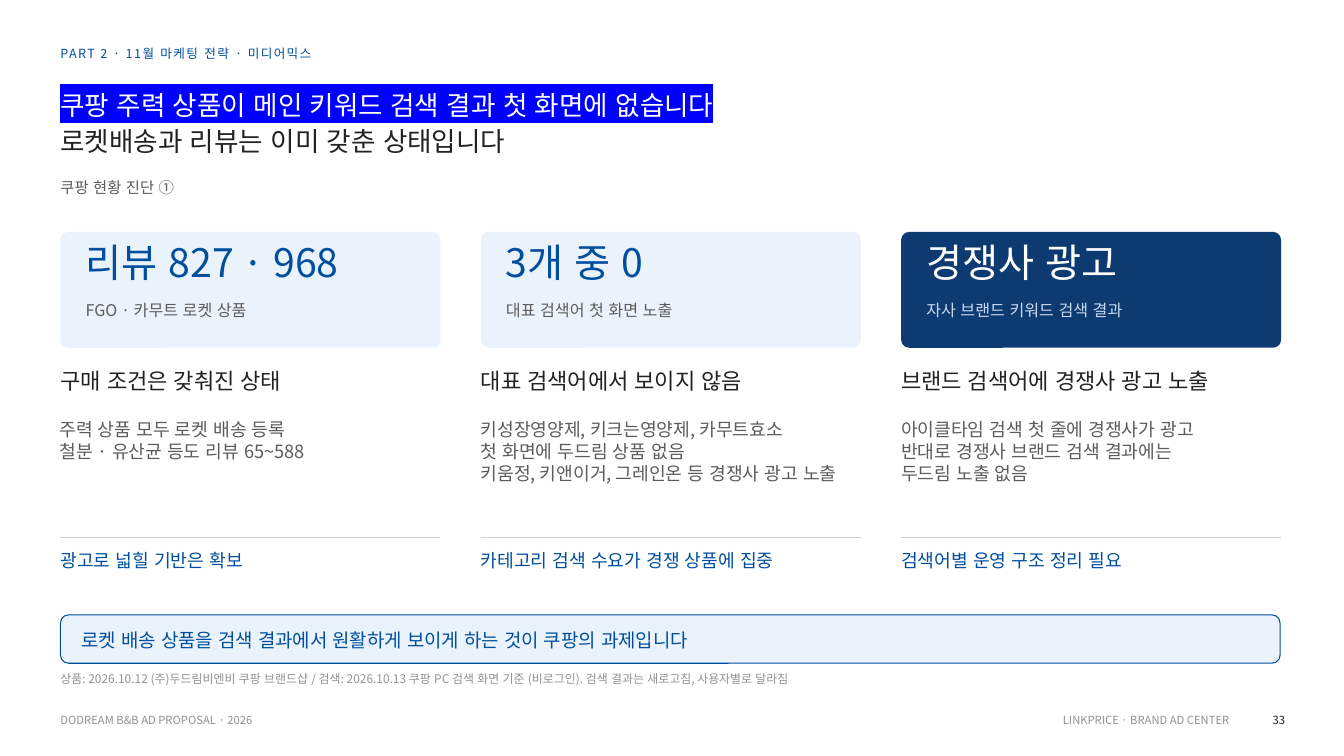
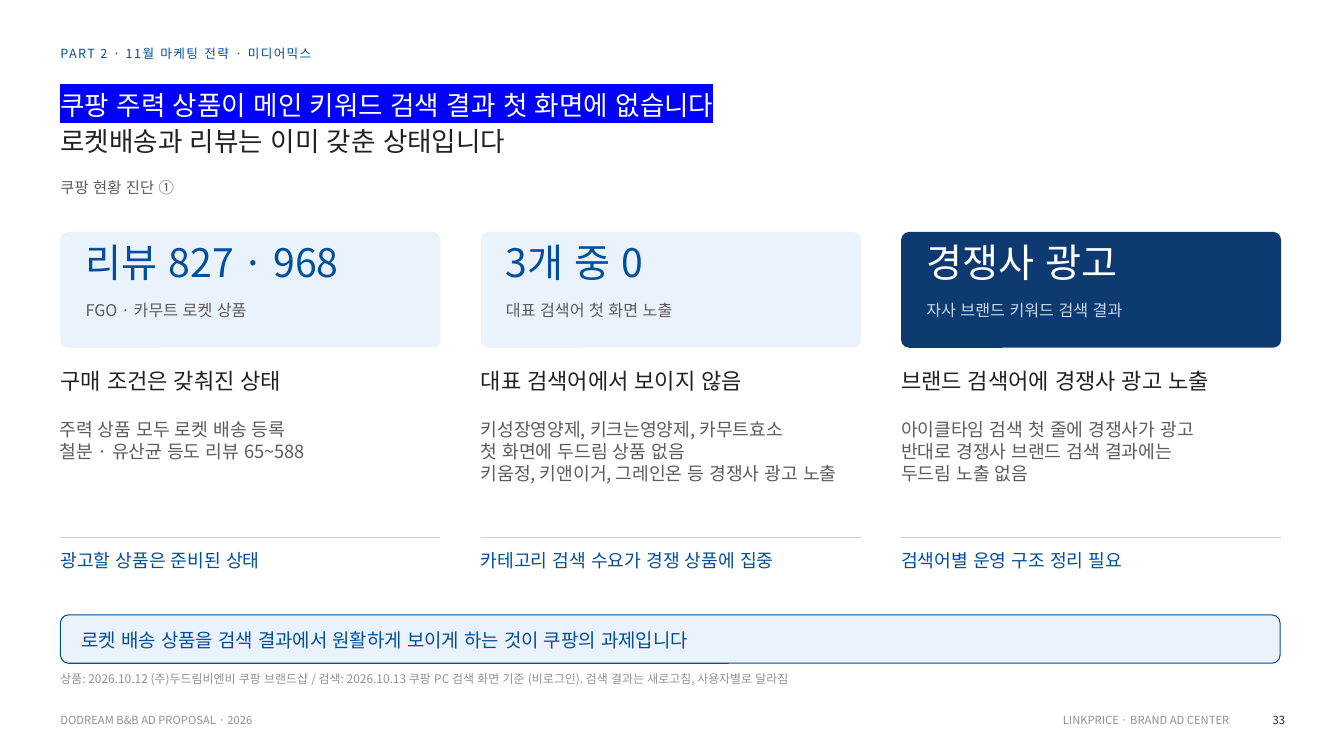
Before and after one commit to sonnet24/mypage, a slide deck: slide 1 of 쿠팡_오픈마켓_11월_261013_취합본.pptx. Drawn at 1344x756 pixels with LibreOffice and Linux fonts; fonts in the diff are those of the drawing. Boxes give left, top, right and bottom in pixels: in the first picture for what was removed or moved away, otherwise in the second. Text is boxed around its words. In the diff, an @@ line names an element or a change of style, - is before the commit and + after.

```diff
--- a/쿠팡_오픈마켓_11월_261013_취합본.pptx
+++ b/쿠팡_오픈마켓_11월_261013_취합본.pptx
@@ text at (x1=60, y1=551, x2=259, y2=569): text changed @@
-광고로 넓힐 기반은 확보
+광고할 상품은 준비된 상태
```
Also in this commit, not shown: 3 other slides changed.
